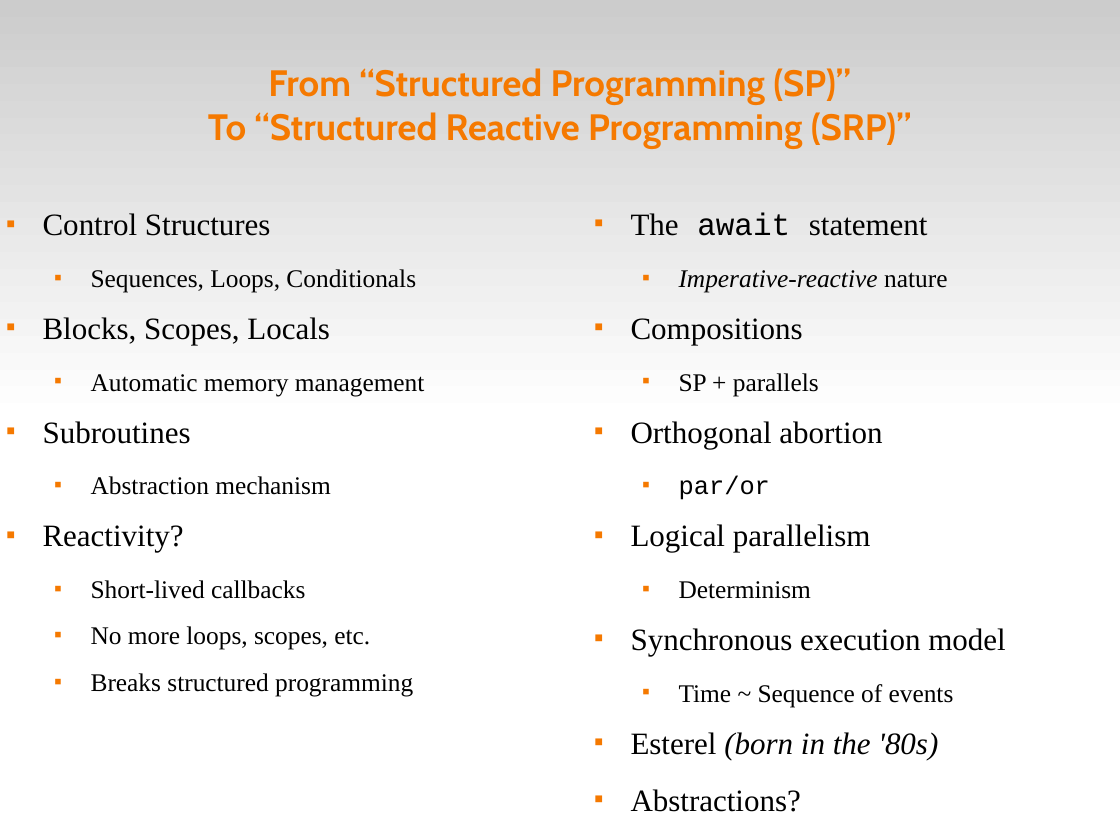
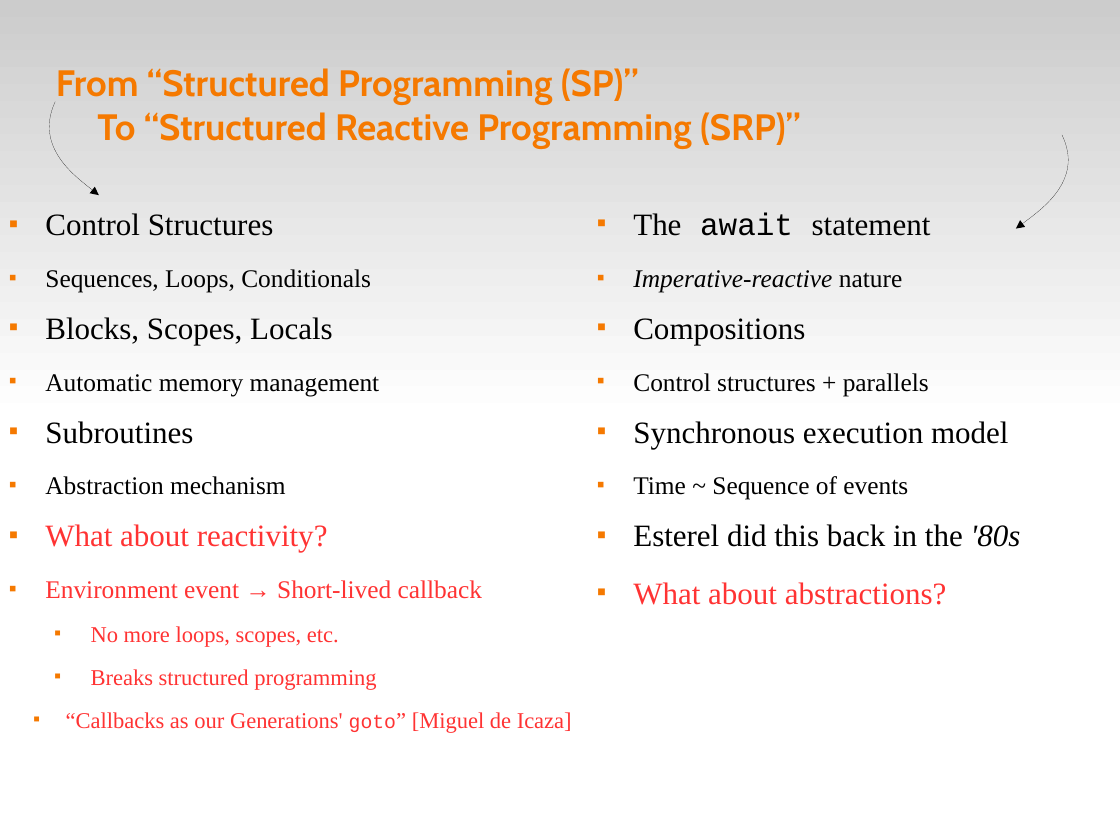
Before and after one commit to fsantanna-no/ceu-docs, a slide deck: slide 4 of ceu_stl.odp (slide 5 before the commit). Drawn at 1120x840 pixels with LibreOffice and Linux fonts; fonts in the diff are those of the drawing. Boxes give left, top, right and bottom in pixels: in the first picture for what was removed or moved away, otherwise in the second. Text is boxed around its words. In the diff, an @@ line names an element or a change of style, - is before the commit and + after.

```diff
--- a/ceu_stl.odp
+++ b/ceu_stl.odp
@@ title "From “Structured Programming (SP)” To ..." at bbox=[56, 68, 800, 149]: alignment centre to left @@
@@ freeform shape added at bbox=[51, 102, 99, 195], outline #000000 0 pt @@
@@ freeform shape added at bbox=[1016, 135, 1067, 229], outline #000000 0 pt @@
@@ text at bbox=[45, 213, 380, 690]: size 18 to 16 pt, text colour #000000 to #FF3333 in "No more loops, scopes, etc.", "Breaks structured programming"; indent changed @@
@@ text at bbox=[633, 213, 1008, 500]: indent changed @@
@@ text at bbox=[633, 373, 929, 396]: text changed; size 22 to 18 pt @@
-  ■ SP + parallels
-■ Orthogonal abortion
-  ■ par/or
-■ Logical parallelism
-  ■ Determinism
+  ■ Control structures + parallels
@@ text at bbox=[45, 524, 482, 599]: text changed; text colour #000000 to #FF3333 @@
-■ Reactivity?
-  ■ Short-lived callbacks
+■ What about reactivity?
+  ■ Environment event → Short-lived callback
@@ text at bbox=[633, 524, 1021, 605]: text changed @@
-■ Esterel (born in the '80s)
-■ Abstractions?
+■ Esterel did this back in the '80s
+■ What about abstractions?
@@ text at bbox=[66, 712, 572, 733]: paragraph added @@
+    ■ “Callbacks as our Generations' goto” [Miguel de Icaza]
```
Also in this commit, not shown: 19 other slides changed, 2 slides added, 1 slide removed, 6 other files.
